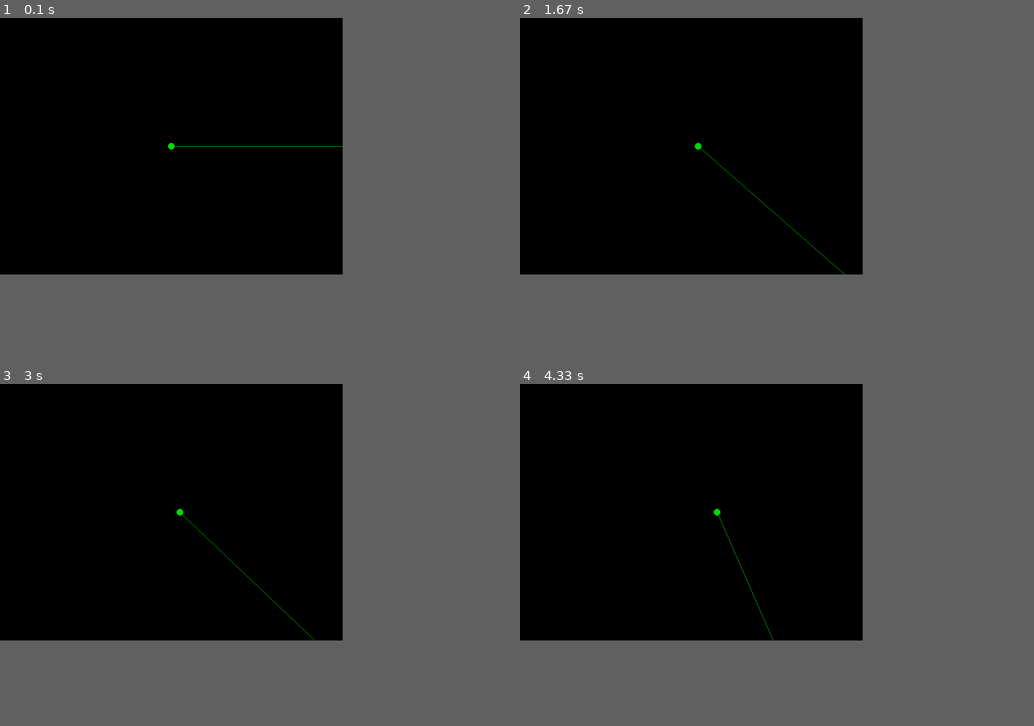
Above: before the commit, frames 1-4 (two rows, left to right).
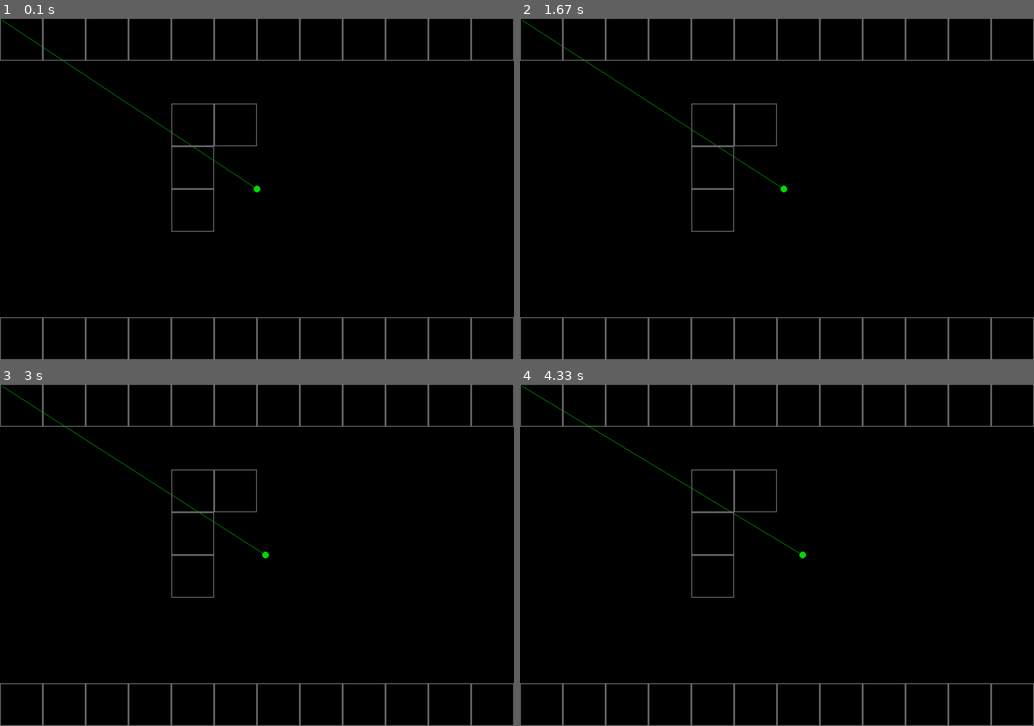
Above: after the commit, the same moments.

Repository: Ingv4r/3d_pygame
Game: pygame game, started from main.py
Same seed, same stepped clock (60 frames per second), same inputs: the game is played once before the commit and once after it.
Inputs:
- Up to frame 1 (0.1 s): no input
- Up to frame 2 (1.67 s): hold Right 0.33-0.8 s; hold Right 0.83-1.3 s; hold D 0.83-1.3 s; hold Left from 1.33 s (still down); hold A from 1.33 s (still down)
- Up to frame 3 (3 s): release Left at 1.87 s; release A at 1.87 s; hold Left 1.9-2.3 s; hold A 1.9-2.3 s; hold Right 2.33-2.97 s; hold D 2.33-2.97 s
- Up to frame 4 (4.33 s): hold Left 3-3.47 s; hold A 3-3.47 s; hold Right 3.5-3.97 s; hold D 3.5-3.97 s; hold Right from 4 s (still down); hold D from 4 s (still down)
In our replay, the window is 600x450 before the commit and 900x600 after it. These sizes can differ from the game's own. Grey fills any space a smaller window leaves; there, only what the larger window draws over its background counts as a difference.

The runs differ from the first frame. In frame 1, 3.3% of the frame differs, in the area x 0-100%, y 0-100%; in frame 2, 3.3%; in frame 3, 3.3%; in frame 4, 3.3%.

Commit message:
Create a map

Diff:
--- a/main.py
+++ b/main.py
@@ -2,6 +2,7 @@
 from settings import *
 from player import Player
 import math
+from map import world_map
 
 pg.init()
 screen = pg.display.set_mode((WIDTH, HEIGHT))
@@ -18,13 +19,13 @@
                 running = False
                 exit()
     player.movement()
+    mouse = pg.mouse.get_pos()
     screen.fill(BLACK)
 
     pg.draw.circle(screen, GREEN, player.pos, 8)
-    pg.draw.line(
-        screen, GREEN, player.pos, (player.x + WIDTH * math.cos(player.angle),
-                                    player.y + WIDTH * math.sin(player.angle))
-    )
+    pg.draw.line(screen, GREEN, player.pos, mouse)
+    for x, y in world_map:
+        pg.draw.rect(screen, DARKGREY, (x, y, TITLE, TITLE), 2)
 
 
     pg.display.flip()
--- /dev/null
+++ b/map.py
@@ -0,0 +1,18 @@
+from settings import *
+
+text_map = [
+    'WWWWWWWWWWWW',
+    'w..........w',
+    'w...WW.....w',
+    'w...W......w',
+    'w...W......w',
+    'w..........w',
+    'w..........w',
+    'WWWWWWWWWWWW'
+]
+
+world_map = set()
+for j, row in enumerate(text_map):
+    for i, char in enumerate(row):
+        if char == 'W':
+            world_map.add((i * TITLE, j * TITLE))
--- a/player.py
+++ b/player.py
@@ -20,7 +20,3 @@
             self.y += player_speed
         if keys[pygame.K_d]:
             self.x += player_speed
-        if keys[pygame.K_LEFT]:
-            self.angle -= 0.02
-        if keys[pygame.K_RIGHT]:
-            self.angle += 0.02
--- a/settings.py
+++ b/settings.py
@@ -1,15 +1,16 @@
 # game settings
-WIDTH = 800
-HEIGHT = 600
+WIDTH = 1200
+HEIGHT = 800
 HALF_WIDTH = WIDTH // 2
 HALF_HEIGHT = HEIGHT // 2
 running = True
-FPS = 60
+FPS = 120
+TITLE = 100
 
 #player setting
 player_pos = (HALF_WIDTH, HALF_HEIGHT)
 player_angle = 0
-player_speed = 2
+player_speed = 1
 
 #colors
 WHITE = (255, 255, 255)
